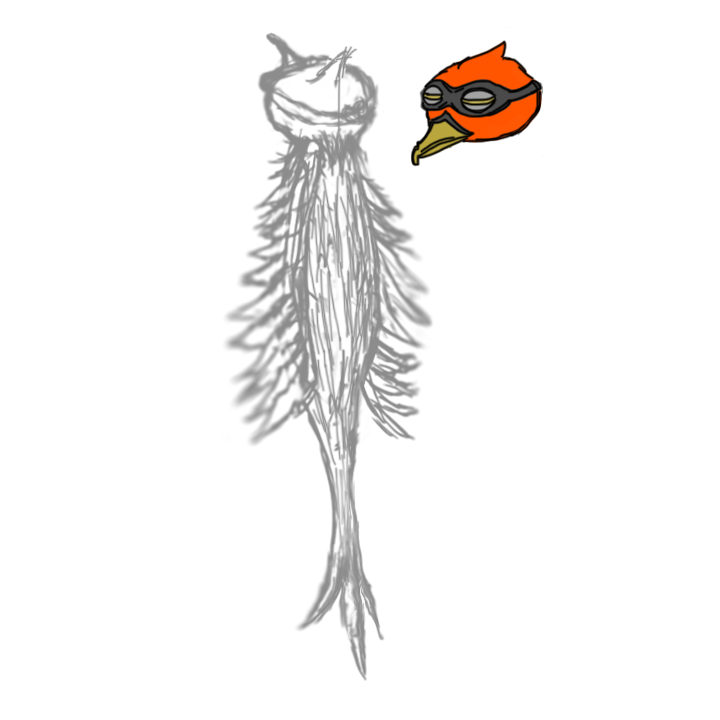
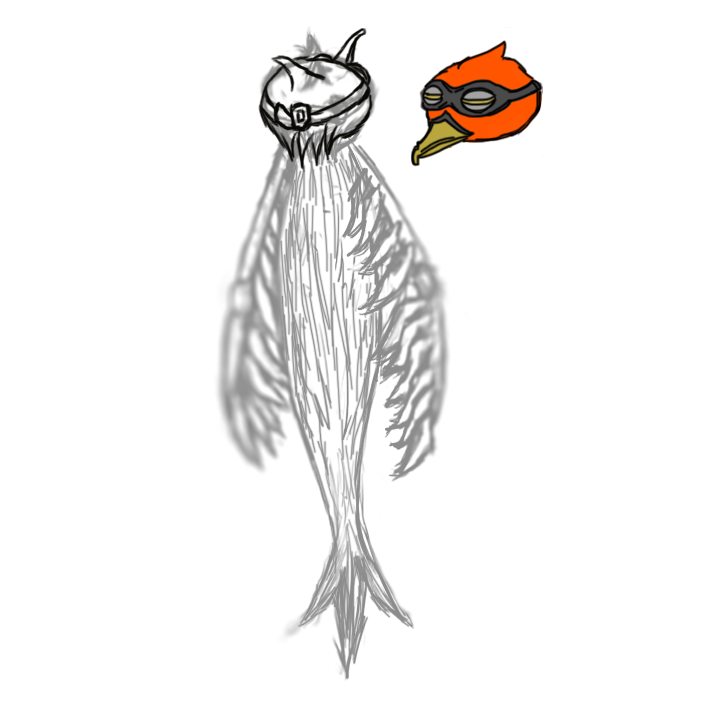
Layered file, before and after one edit (720×720). Changes by layer:
painted on "head-outline" over [258, 28, 373, 173]
